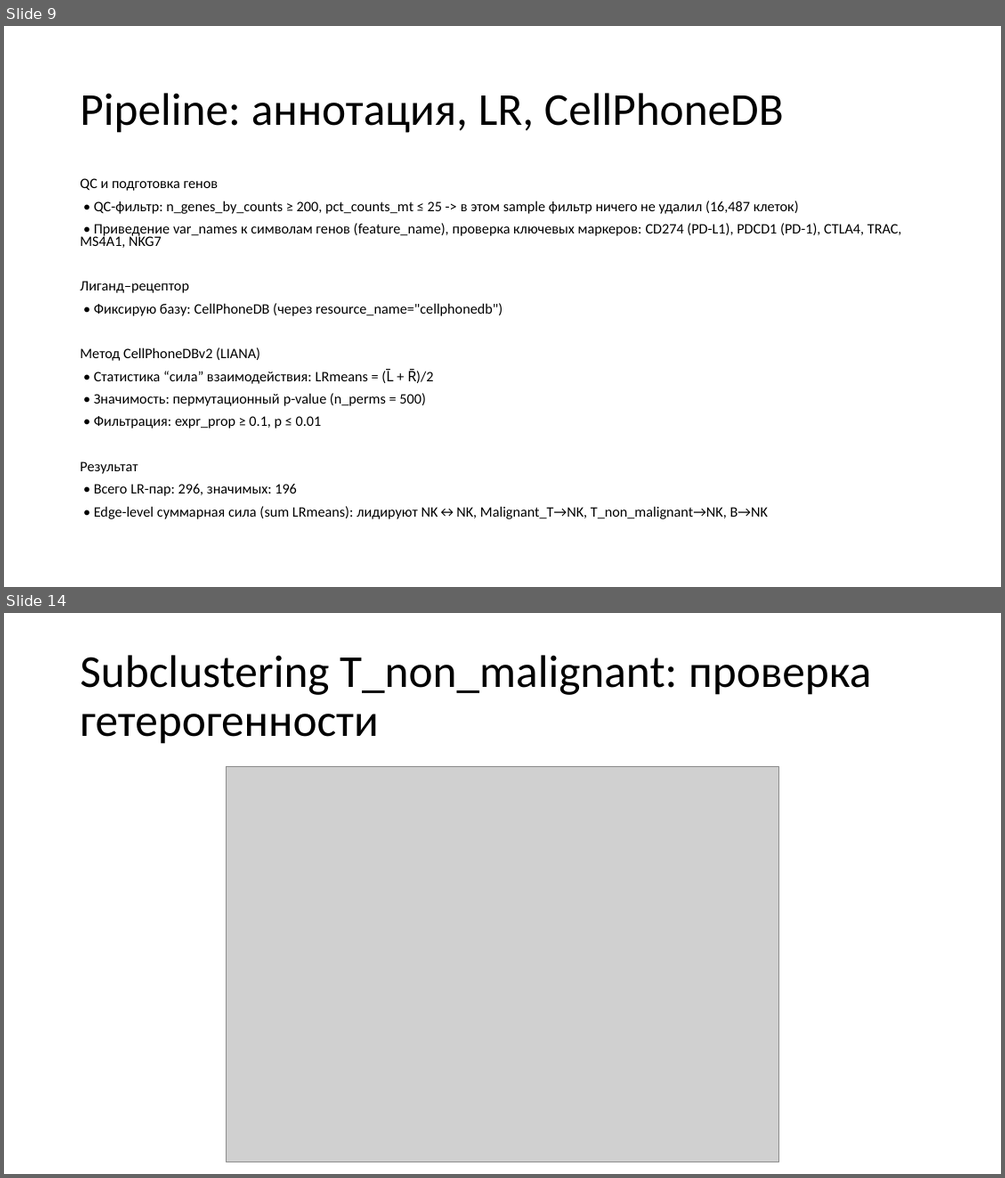
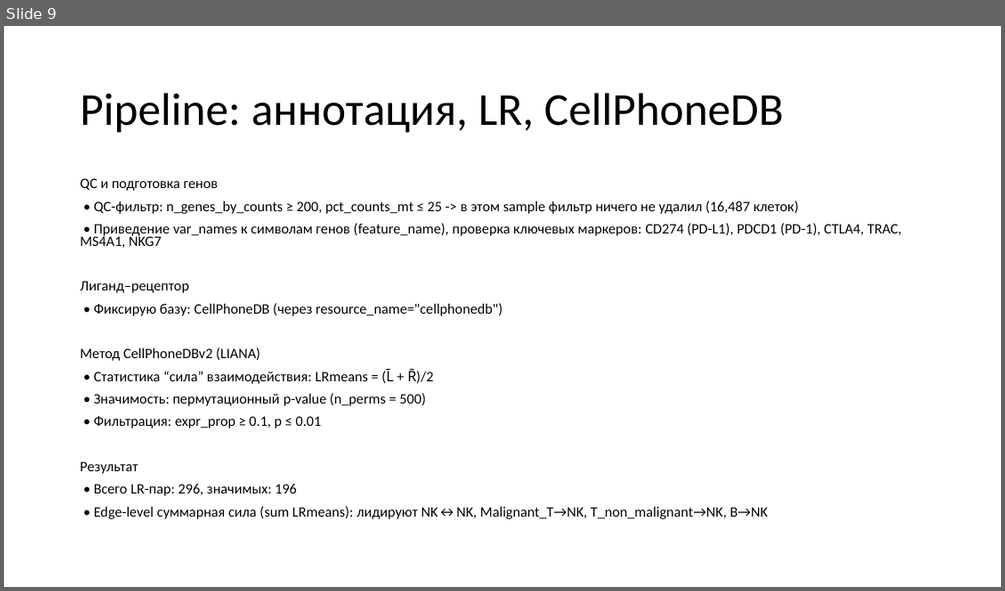
Before and after one commit to mrvagabov/sc-genomics, a slide deck: Анализ межклеточных взаимодействий_Вагабов.pptx. Shown one above the other, each under a label of ours: slides 9 and 14 before the commit, slide 9 after it; the slides between them are not shown. The pictures are 1005x1178 and 1005x591 pixels, drawn with LibreOffice and Linux fonts; fonts in the diff are those of the drawing; grey boxes stand for pictures. Boxes give left, top, right and bottom in pixels: in the first picture for what was removed or moved away, otherwise in the second. Text is boxed around its words. In the diff, an @@ line names an element or a change of style, - is before the commit and + after.

```diff
--- a/Анализ межклеточных взаимодействий_Вагабов.pptx
+++ b/Анализ межклеточных взаимодействий_Вагабов.pptx
@@ slide 14 removed at [4, 613, 1001, 1174], background #FFFFFF @@
@@ title removed at [80, 655, 871, 744] @@
-Subclustering T_non_malignant: проверка гетерогенности
@@ picture removed at [226, 766, 778, 1163] @@
```
Also in this commit, not shown: 2 slides changed, 6 slides added, 8 other slides removed, 1 other file.
